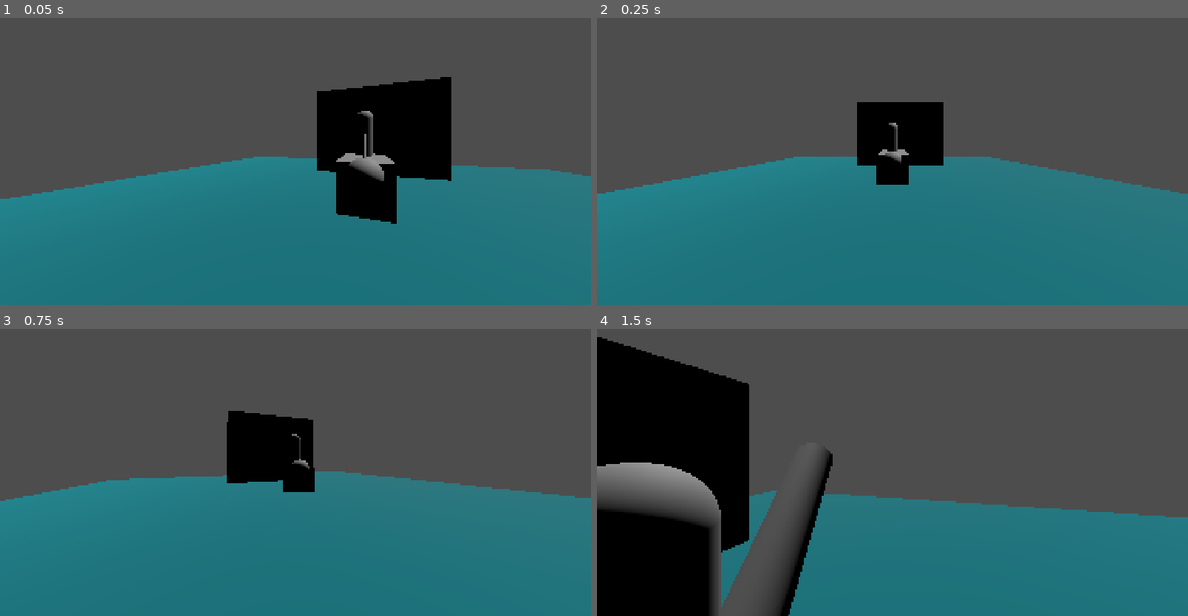
Above: before the commit, frames 1-4 (two rows, left to right).
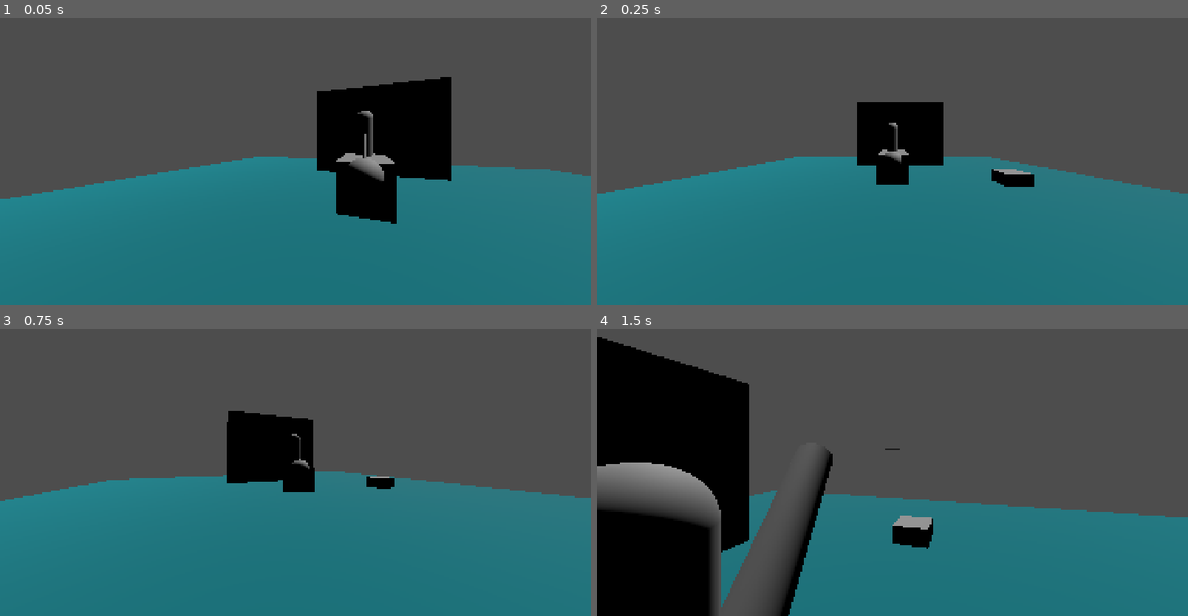
Above: after the commit, the same moments.

Repository: Project-Dino-Sunday-Studios/project-dino
Game: Godot game, scene res://main.tscn
Same seed, same stepped clock (60 frames per second), same inputs: the game is played once before the commit and once after it.
Inputs (mouse positions are in pixels of both pictures, inside the frame that each line leads up to):
- Up to frame 1 (0.05 s): no input
- Up to frame 2 (0.25 s): no input
- Up to frame 3 (0.75 s): tap Enter at 0.5 s; move the mouse to (425, 432) at 0.52 s; hold D (move_right) from 0.53 s (still down); click (425, 432) at 0.6 s
- Up to frame 4 (1.5 s): move the mouse to (774, 466) at 1.27 s; release D (move_right) at 1.28 s; hold S (move_down) from 1.28 s (still down); right-click (774, 466) at 1.35 s

Frame 1 is identical in both runs. In frame 2, 0.4% of the frame differs, in the area x 66-74%, y 52-59%; in frame 3, 0.2%; in frame 4, 0.7%, in the area x 48-57%, y 41-77%.

Commit message:
add crosshair animation and fish

Diff:
--- a/godot/Autoloads/events.gd
+++ b/godot/Autoloads/events.gd
@@ -1,3 +1,4 @@
 extends Node
 
 @warning_ignore_start("unused_signal")
+signal start_fishing
--- a/godot/Crosshair.tscn
+++ b/godot/Crosshair.tscn
@@ -8,8 +8,11 @@
 anchors_preset = 15
 anchor_right = 1.0
 anchor_bottom = 1.0
+offset_top = -2.0
+offset_bottom = -2.0
 grow_horizontal = 2
 grow_vertical = 2
+pivot_offset_ratio = Vector2(0.5, 0.5)
 
 [node name="TextureRect" type="TextureRect" parent="CenterContainer" unique_id=545095653]
 layout_mode = 2
--- /dev/null
+++ b/godot/Entities/EntityScripts/fish.gd
@@ -0,0 +1,10 @@
+class_name EnvironmentFish
+extends Interactable
+
+
+func _physics_process(delta: float) -> void:
+	pass
+
+
+func activate_fishing() -> void:
+	print("start fishing")
--- a/godot/Entities/EntityScripts/main_camera.gd
+++ b/godot/Entities/EntityScripts/main_camera.gd
@@ -12,7 +12,7 @@
 @export var detached_camera_location: Marker3D
 @export var fishing_camera_location: Marker3D
 @export var fishing_ray: RayCast3D
-@export var crosshair: CanvasLayer
+@export var crosshair: CenterContainer
 
 var camera_movement_speed: float = 30.0
 var camera_sensitivity_x: float = 0.001
@@ -43,6 +43,7 @@
 
 
 func _ready() -> void:
+	Events.start_fishing.connect(_start_fishing)
 	fishing_ray.target_position = Vector3(0, 0, -fishing_distance)
 
 
@@ -58,6 +59,12 @@
 		if crosshair:
 			crosshair.visible = false
 		fishing_ray.process_mode = ProcessMode.PROCESS_MODE_DISABLED
+
+	var tween: Tween = create_tween()
+	if fishing_ray.is_colliding() and fishing_ray.get_collider() is EnvironmentFish:
+		tween.tween_property(crosshair, "rotation", deg_to_rad(20), .04)
+	else:
+		tween.tween_property(crosshair, "rotation", 0, .04)
 
 	_move_to_location_marker(delta)
 
@@ -104,3 +111,10 @@
 	if camera_pivot:
 		camera_pivot.rotate_x(accumulated_rotations[1]) # Rotate about the x axis
 		camera_pivot.rotate_y(accumulated_rotations[0]) # Rotate about the y axis
+
+
+func _start_fishing() -> void:
+	#crosshair.rotation += deg_to_rad(20)
+	var tween: Tween = create_tween()
+	tween.tween_property(crosshair, "rotation", deg_to_rad(60), .04)
+	tween.tween_property(crosshair, "rotation", deg_to_rad(0), .04)
--- a/godot/Entities/EntityScripts/player.gd
+++ b/godot/Entities/EntityScripts/player.gd
@@ -1,6 +1,7 @@
 extends CharacterBody3D
 
 @export var model: Node3D
+@export var fishing_ray: RayCast3D
 
 var ROTATION_SPEED: float = 1.7
 var MOVEMENT_SPEED: float = 4.6
@@ -30,3 +31,17 @@
 				Global.current_player_state = Global.PlayerState.AIM
 			Global.PlayerState.AIM:
 				Global.current_player_state = Global.PlayerState.TRAVERSE
+
+	# Start fishing
+	_handle_fishing()
+
+
+func _handle_fishing() -> void:
+	if not fishing_ray:
+		push_error("Fishing Ray is not assigned in the Player scene!")
+		return
+	if(fishing_ray.is_colliding() and fishing_ray.get_collider() is EnvironmentFish):
+		var current_fish: EnvironmentFish = fishing_ray.get_collider()
+		if Input.is_action_just_pressed("fish"):
+			current_fish.activate_fishing()
+			Events.start_fishing.emit()
--- a/godot/Entities/fish.tscn
+++ b/godot/Entities/fish.tscn
@@ -1,8 +1,10 @@
 [gd_scene format=3 uid="uid://snbg7q6yiuf0"]
 
-[ext_resource type="Script" uid="uid://do3qssxsmptyx" path="res://Utilities/interactable.gd" id="1_yxda8"]
+[ext_resource type="Script" uid="uid://cdnc1xykcmxhd" path="res://Entities/EntityScripts/fish.gd" id="1_yxda8"]
 
 [sub_resource type="BoxShape3D" id="BoxShape3D_wnsl6"]
+
+[sub_resource type="BoxMesh" id="BoxMesh_wnsl6"]
 
 [node name="Fish" type="Area3D" unique_id=1762001001]
 collision_layer = 8
@@ -12,3 +14,6 @@
 
 [node name="CollisionShape3D" type="CollisionShape3D" parent="." unique_id=1009876208]
 shape = SubResource("BoxShape3D_wnsl6")
+
+[node name="MeshInstance3D" type="MeshInstance3D" parent="." unique_id=82782438]
+mesh = SubResource("BoxMesh_wnsl6")
--- a/godot/main.tscn
+++ b/godot/main.tscn
@@ -4,6 +4,7 @@
 [ext_resource type="PackedScene" uid="uid://q8sl2hirbqma" path="res://Entities/player.tscn" id="2_0xm2m"]
 [ext_resource type="PackedScene" uid="uid://dds8r7b30ir8g" path="res://Utilities/pause_menu.tscn" id="3_h2yge"]
 [ext_resource type="PackedScene" uid="uid://brbwwlx6gend3" path="res://Crosshair.tscn" id="4_1bvp3"]
+[ext_resource type="PackedScene" uid="uid://snbg7q6yiuf0" path="res://Entities/fish.tscn" id="5_lquwl"]
 
 [sub_resource type="WorldBoundaryShape3D" id="WorldBoundaryShape3D_wnsl6"]
 
@@ -41,17 +42,19 @@
 detached_camera_location = NodePath("../Player2/DetachedCameraPivot/SpringArm3D/DetachedCameraLocation")
 fishing_camera_location = NodePath("../Player2/Model/FishingCameraLocation")
 fishing_ray = NodePath("RayCast3D")
-crosshair = NodePath("../Crosshair")
+crosshair = NodePath("../Crosshair/CenterContainer")
 
 [node name="RayCast3D" type="RayCast3D" parent="Camera3D" unique_id=1579200859]
 target_position = Vector3(0, 0, -20)
+collision_mask = 9
 collide_with_areas = true
 
 [node name="DirectionalLight3D" type="DirectionalLight3D" parent="." unique_id=1200258929]
 transform = Transform3D(0.8111676, 0.2939813, -0.5055511, 0.3692672, 0.41286153, 0.83257854, 0.45348525, -0.8620442, 0.22634262, -6.400569, 5.9331646, 4.17482)
 
-[node name="Player2" parent="." unique_id=1369565701 instance=ExtResource("2_0xm2m")]
+[node name="Player2" parent="." unique_id=1369565701 node_paths=PackedStringArray("fishing_ray") instance=ExtResource("2_0xm2m")]
 transform = Transform3D(1, 0, 0, 0, 1, 0, 0, 0, 1, 0, 0.8837707, 0)
+fishing_ray = NodePath("../Camera3D/RayCast3D")
 
 [node name="PauseMenu" parent="." unique_id=582052061 instance=ExtResource("3_h2yge")]
 
@@ -66,4 +69,8 @@
 
 [node name="Crosshair" parent="." unique_id=768079159 instance=ExtResource("4_1bvp3")]
 
+[node name="Fish" parent="." unique_id=1762001001 instance=ExtResource("5_lquwl")]
+transform = Transform3D(1, 0, 0, 0, 1, 0, 0, 0, 1, -5, 0, 0)
+
 [editable path="Player2"]
+[editable path="Crosshair"]
--- a/godot/project.godot
+++ b/godot/project.godot
@@ -59,6 +59,11 @@
 "events": [Object(InputEventMouseButton,"resource_local_to_scene":false,"resource_name":"","device":-1,"window_id":0,"a …(257 unchanged characters)…
 ]
 }
+fish={
+"deadzone": 0.2,
+"events": [Object(InputEventMouseButton,"resource_local_to_scene":false,"resource_name":"","device":-1,"window_id":0,"alt_pressed":false,"shift_pressed":false,"ctrl_pressed":false,"meta_pressed":false,"button_mask":1,"position":Vector2(437, 9),"global_position":Vector2(446, 57),"factor":1.0,"button_index":1,"canceled":false,"pressed":true,"double_click":false,"script":null)
+]
+}
 
 [layer_names]
 
Not shown, added: godot/Entities/EntityScripts/fish.gd.uid
